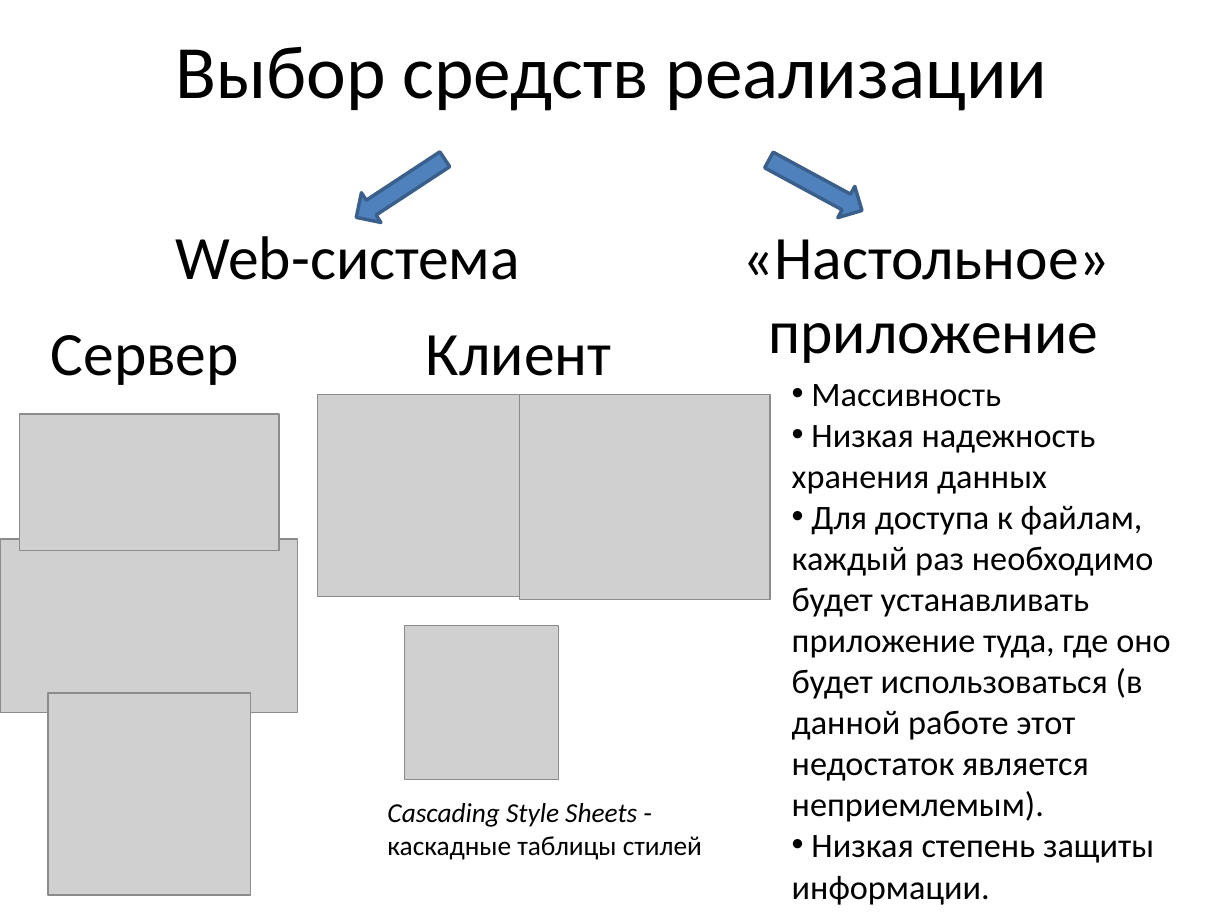
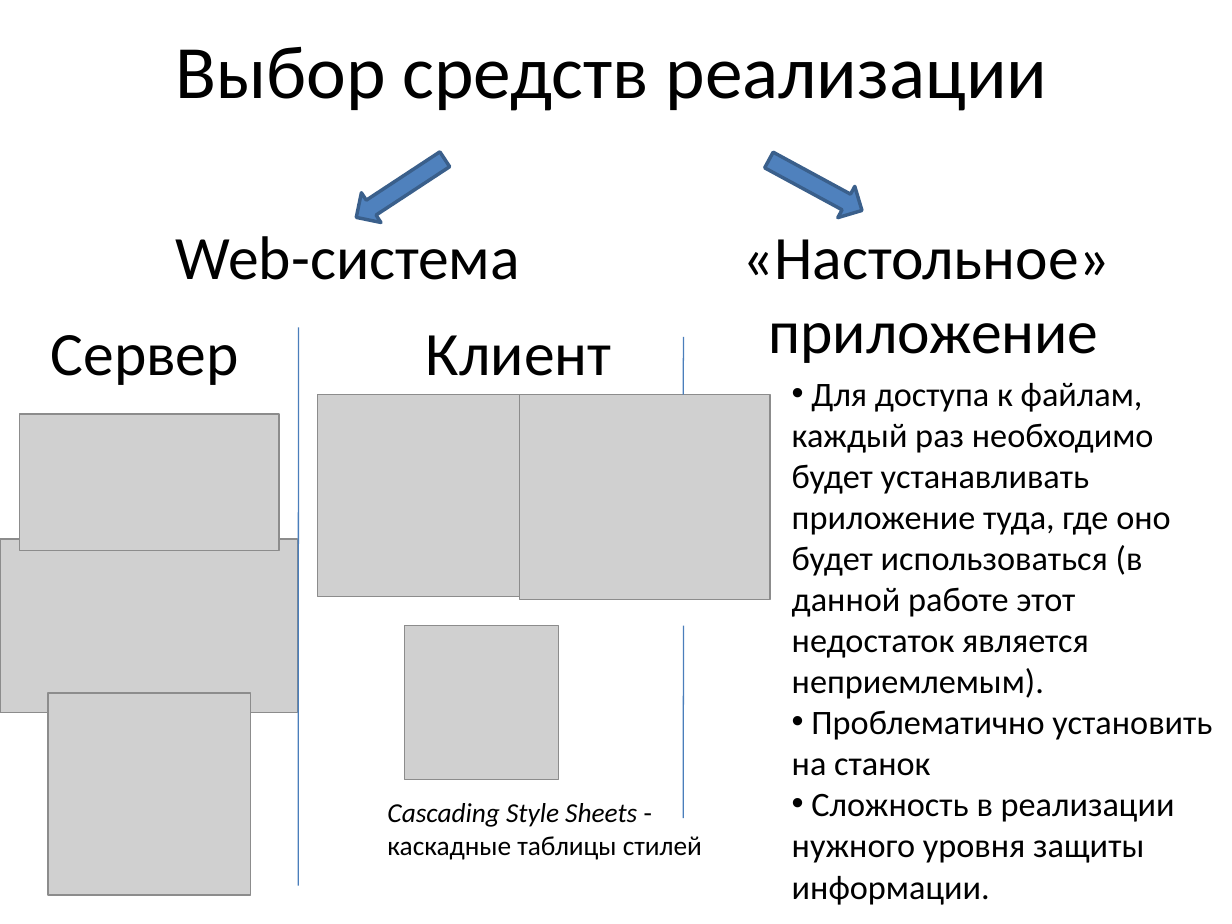
Before and after one commit to stden/diplomx, a slide deck: slide 9 of Кудрявцев Иван Владиславович/Презентация к диплому.pptx. Drawn at 1232x924 pixels with LibreOffice and Linux fonts; fonts in the diff are those of the drawing; grey boxes stand for pictures. Boxes give left, top, right and bottom in pixels: in the first picture for what was removed or moved away, otherwise in the second. Text is boxed around its words. In the diff, an @@ line names an element or a change of style, - is before the commit and + after.

```diff
--- a/Кудрявцев Иван Владиславович/Презентация к диплому.pptx
+++ b/Кудрявцев Иван Владиславович/Презентация к диплому.pptx
@@ line added from (298, 328) to (298, 886), #4B7EBC 0.75 pt @@
@@ line added from (684, 338) to (684, 394), #4B7EBC 0.75 pt @@
@@ text at (792,384,1096,494): paragraphs removed @@
-• Массивность
-• Низкая надежность хранения данных
@@ line added from (684, 626) to (684, 818), #4B7EBC 0.75 pt @@
@@ text at (792,710,1212,905): text changed @@
-• Низкая степень защиты информации.
+• Проблематично установить на станок
+• Сложность в реализации нужного уровня защиты информации.
```
Also in this commit, not shown: 8 other slides changed, 1 slide added, 4 other files.
